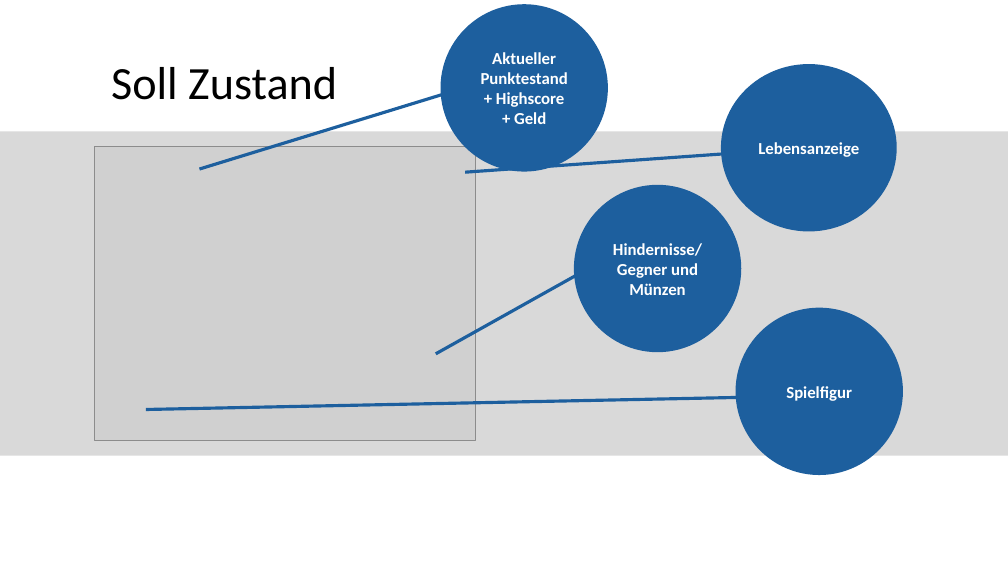
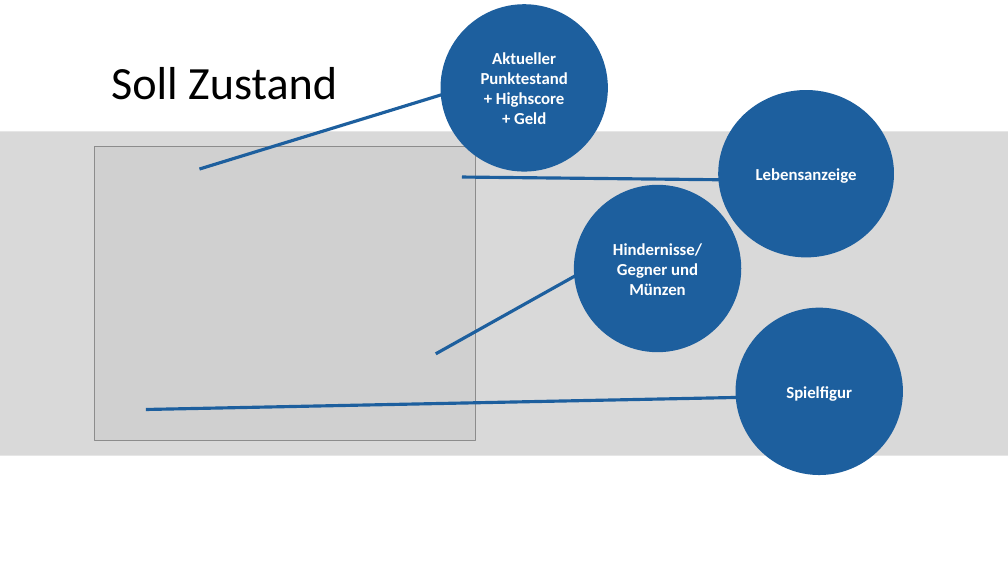
Before and after one commit to TobiasDrees/TrexSideScroller, a slide deck: slide 9 of Präsentation/Sidescroller.pptx. Drawn at 1008x567 pixels with LibreOffice and Linux fonts; fonts in the diff are those of the drawing; grey boxes stand for pictures; background and template pictures are left out. Boxes give left, top, right and bottom in pixels: in the first picture for what was removed or moved away, otherwise in the second. Text is boxed around its words. In the diff, an @@ line names an element or a change of style, - is before the commit and + after.

```diff
--- a/Präsentation/Sidescroller.pptx
+++ b/Präsentation/Sidescroller.pptx
@@ ellipse "Lebensanzeige" moved from (x1=733, y1=76, x2=885, y2=220) to (x1=730, y1=101, x2=882, y2=246) @@
@@ line moved from (465, 172) - (724, 154) to (462, 177) - (722, 180) @@
```
Also in this commit, not shown: 4 other slides changed.
